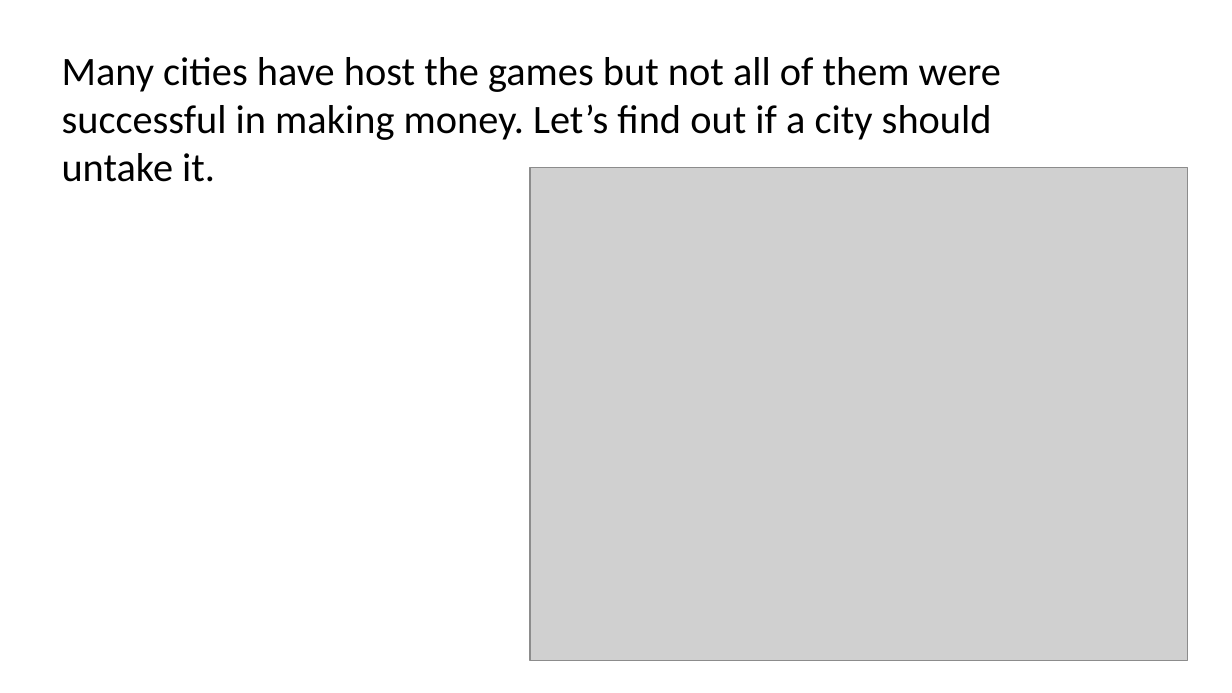
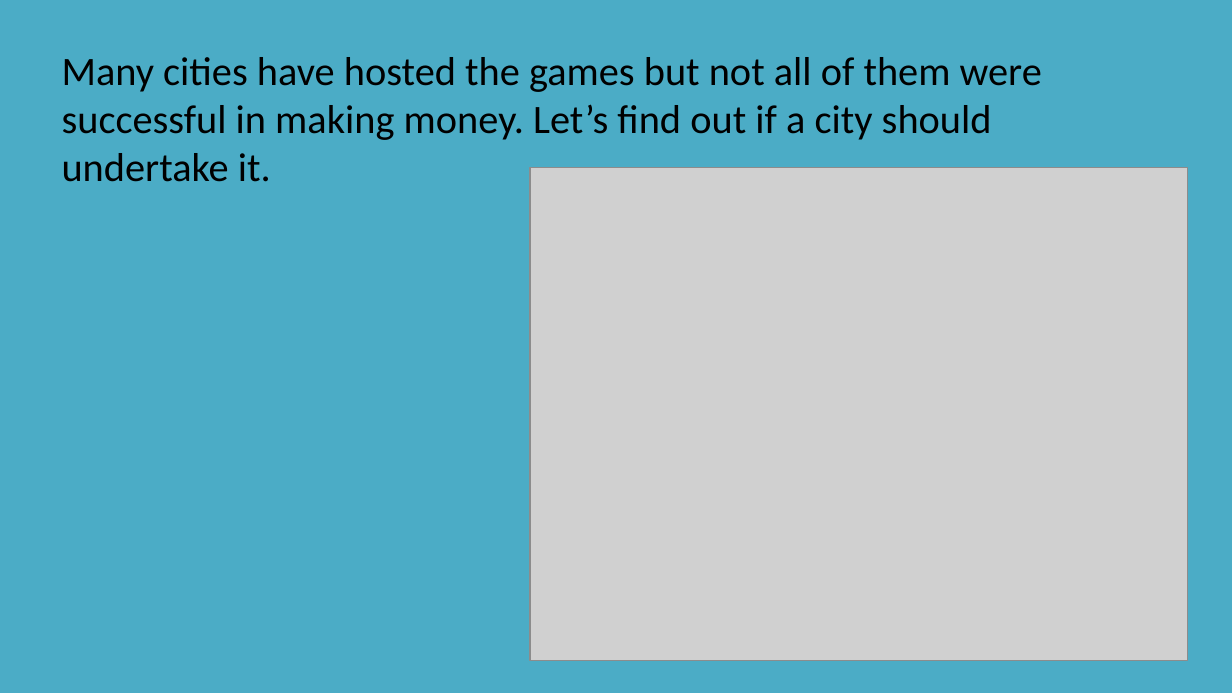
Before and after one commit to CharlesFung87/Coursera_Capstone, a slide deck: slide 2 of Olympic host cities presentation.pptx. Drawn at 1232x693 pixels with LibreOffice and Linux fonts; fonts in the diff are those of the drawing; grey boxes stand for pictures. Boxes give left, top, right and bottom in pixels: in the first picture for what was removed or moved away, otherwise in the second. Text is boxed around its words. In the diff, an @@ line names an element or a change of style, - is before the commit and + after.

```diff
--- a/Olympic host cities presentation.pptx
+++ b/Olympic host cities presentation.pptx
@@ background #FFFFFF to #4BACC6 @@
@@ text at (62, 57, 1042, 182): text changed @@
-Many cities have host the games but not all of them were successful in making money. Let’s find out if a city should untake it.
+Many cities have hosted the games but not all of them were successful in making money. Let’s find out if a city should undertake it.
```
Also in this commit, not shown: 18 other slides changed, 4 other files.
